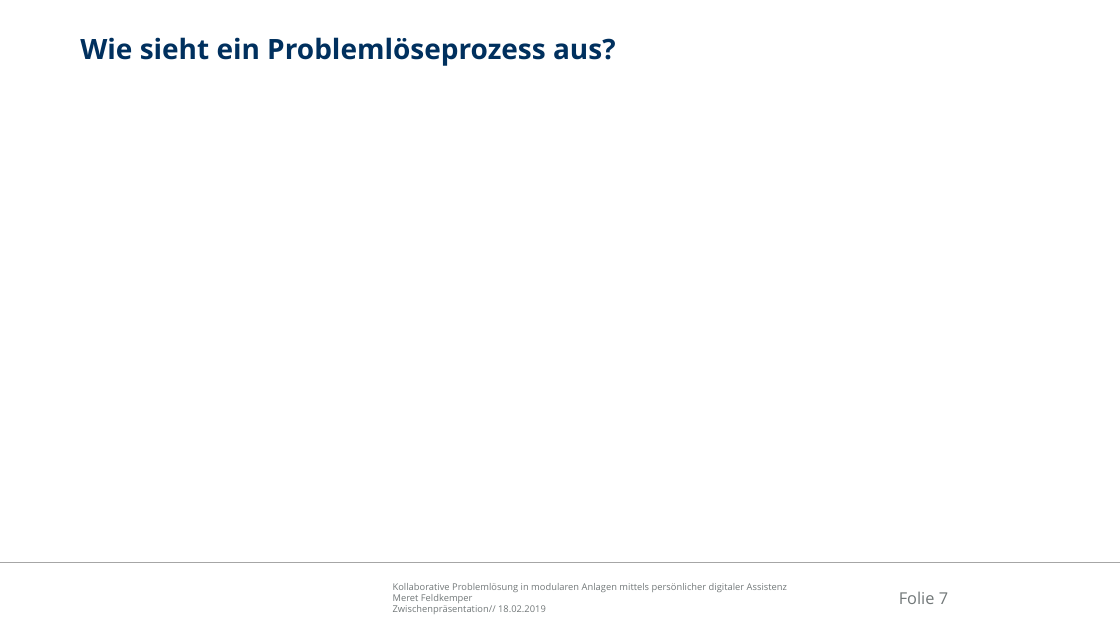
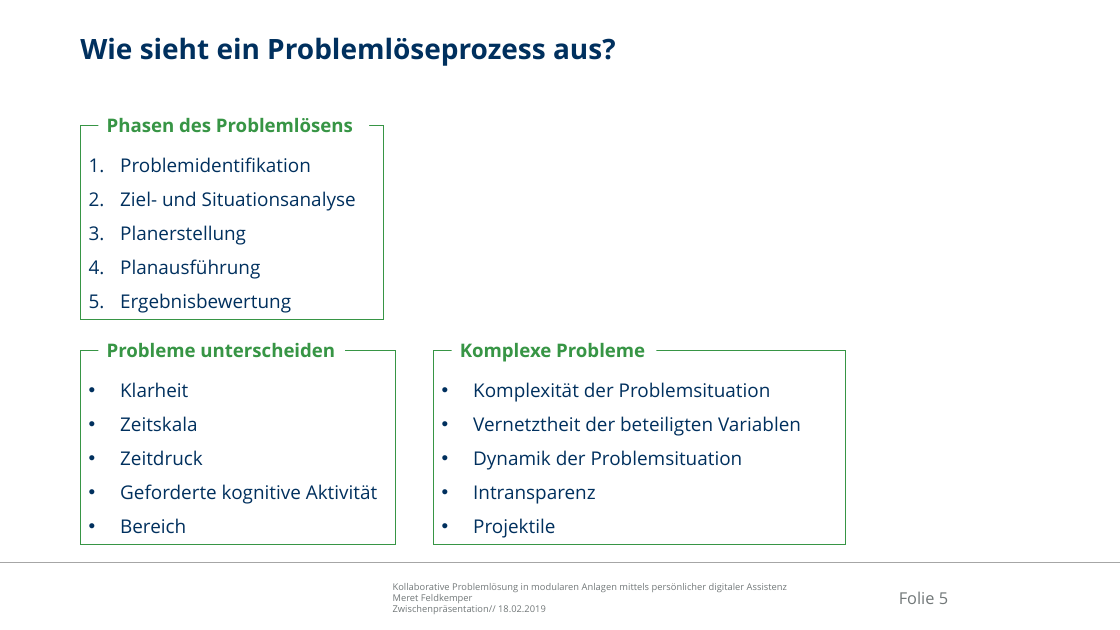
Before and after one commit to Ral3007/Diplomarbeit, a slide deck: slide 5 of Dokumente/Präsentationen/2019-04-29_DA_Feldkemper_Probeverteidigung.pptx (slide 7 before the commit). Drawn at 1120x630 pixels with LibreOffice and Linux fonts; fonts in the diff are those of the drawing; background and template pictures are left out. Boxes give left, top, right and bottom in pixels: in the first picture for what was removed or moved away, otherwise in the second. Text is boxed around its words. In the diff, an @@ line names an element or a change of style, - is before the commit and + after.

```diff
--- a/Dokumente/Präsentationen/2019-04-29_DA_Feldkemper_Probeverteidigung.pptx
+++ b/Dokumente/Präsentationen/2019-04-29_DA_Feldkemper_Probeverteidigung.pptx
@@ text added at [107, 118, 353, 132], 16 pt, text #379545, bold @@
+Phasen des Problemlösens
@@ rectangle added at [81, 125, 384, 319], fill #FFFFFF, outline #379545 1 pt, 16.2 pt, text #00305E @@
+1. Problemidentifikation
+2. Ziel- und Situationsanalyse
+3. Planerstellung
+4. Planausführung
+5. Ergebnisbewertung
@@ rectangle added at [81, 350, 396, 544], fill #FFFFFF, outline #379545 1 pt, 16.2 pt, text #00305E @@
+• Klarheit
+• Zeitskala
+• Zeitdruck
+• Geforderte kognitive Aktivität
+• Bereich
@@ text added at [107, 343, 335, 357], 16 pt, text #379545, bold @@
+Probleme unterscheiden
@@ rectangle added at [434, 350, 845, 544], fill #FFFFFF, outline #379545 1 pt, 16.2 pt, text #00305E @@
+• Komplexität der Problemsituation
+• Vernetztheit der beteiligten Variablen
+• Dynamik der Problemsituation
+• Intransparenz
+• Projektile
@@ text added at [460, 343, 645, 362], 16 pt, text #379545, bold @@
+Komplexe Probleme
@@ page number at [899, 591, 948, 604]: text changed @@
-Folie 7
+Folie 5
```
Also in this commit, not shown: 6 other slides changed, 6 slides added, 1 slide removed, 22 other files.
